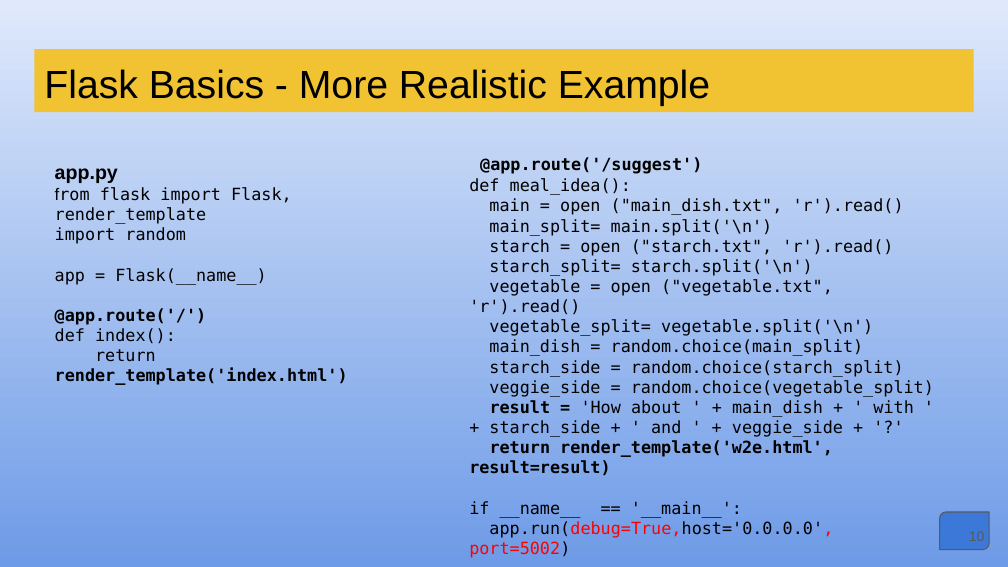
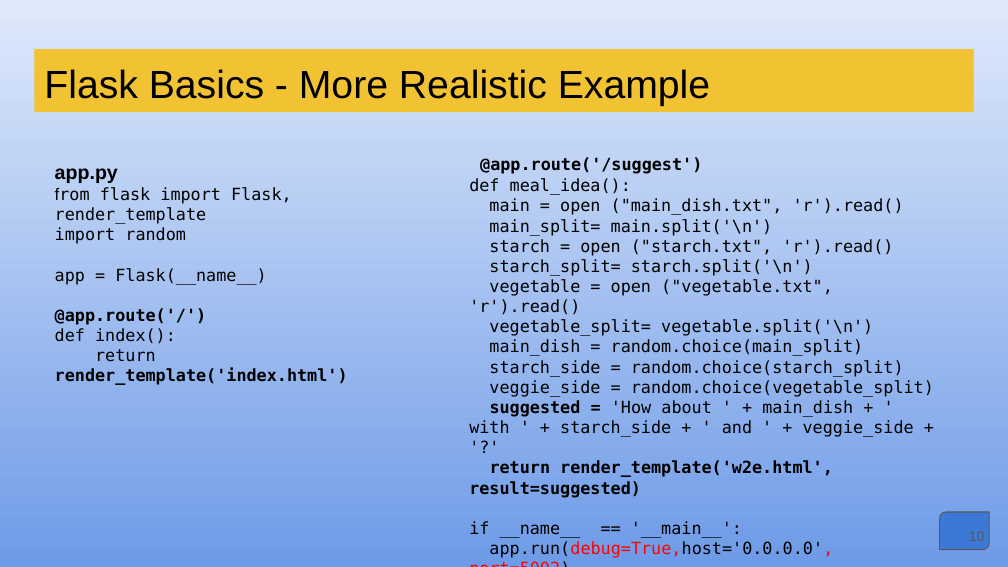
Before and after one commit to bkvspeaks/pythonWebProg, a slide deck: slide 10 of presentation/Python_Web_Programming.pptx. Drawn at 1008x567 pixels with LibreOffice and Linux fonts; fonts in the diff are those of the drawing. Boxes give left, top, right and bottom in pixels: in the first picture for what was removed or moved away, otherwise in the second. Text is boxed around its words. In the diff, an @@ line names an element or a change of style, - is before the commit and + after.

```diff
--- a/presentation/Python_Web_Programming.pptx
+++ b/presentation/Python_Web_Programming.pptx
@@ text at [469,400,914,498]: text changed @@
-result = 'How about ' + main_dish + ' with ' + starch_side + ' and ' + veggie_side + '?'
-return render_template('w2e.html', result=result)
+suggested = 'How about ' + main_dish + ' with ' + starch_side + ' and ' + veggie_side + '?'
+return render_template('w2e.html', result=suggested)
```
Also in this commit, not shown: 7 other slides changed, 8 slides added, 38 other files.
